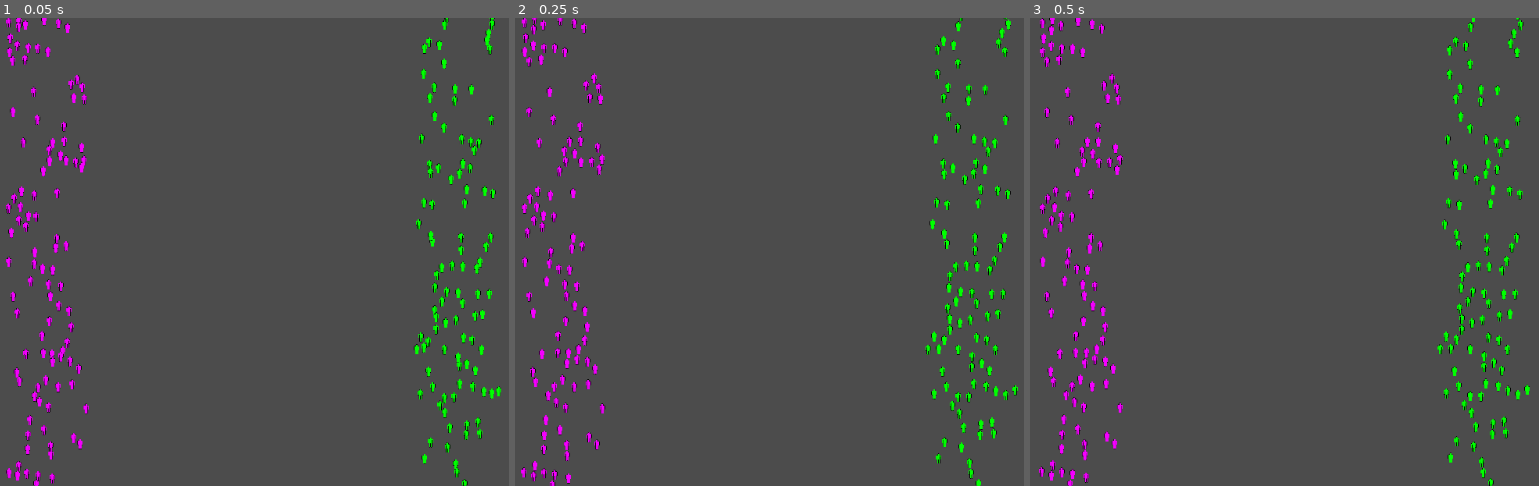
Above: before the commit, frames 1-3 (left to right).
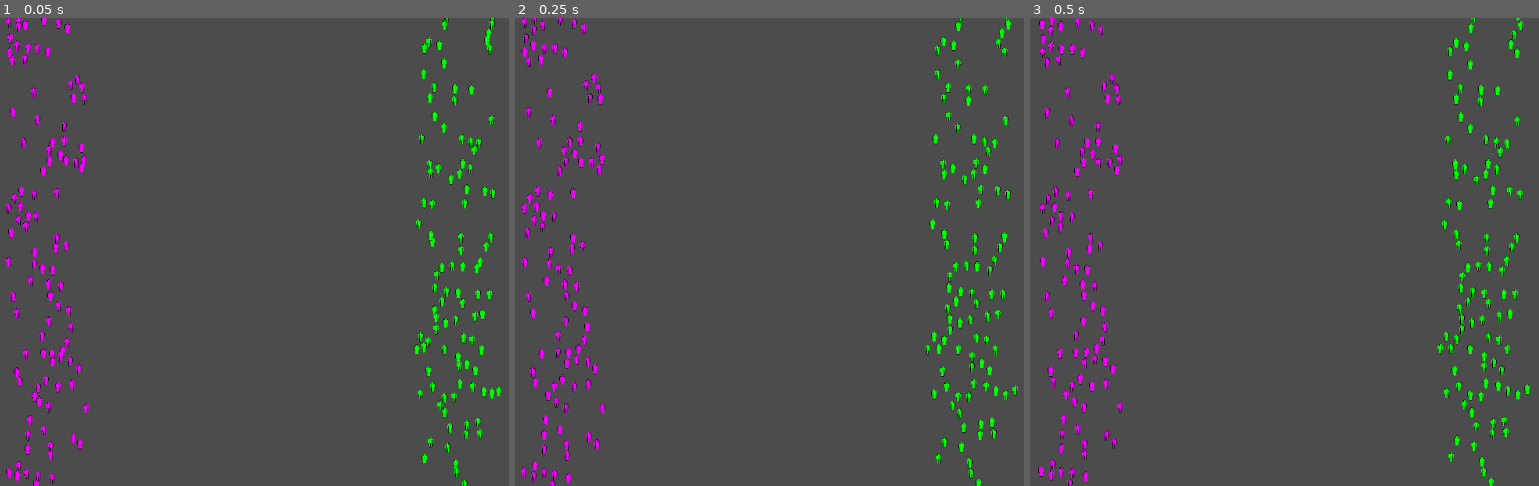
Above: after the commit, the same moments.

Repository: silverhammermba/GGJ2022
Game: Godot game, scene res://Battlefield.tscn
Two runs of this game, one before a commit and one after it. Both use one fixed random seed, a clock stepped at 60 frames per second and the inputs below.
Inputs:
- Up to frame 1 (0.05 s): no input
- Up to frame 2 (0.25 s): no input
- Up to frame 3 (0.5 s): no input

The runs differ from the first frame. In frame 2, 0.2% of the frame differs, in the area x 1-99%, y 0-100%; in frame 3, 1.2%.

Commit message:
faster turning feels nice

Diff:
--- a/Pawn.tscn
+++ b/Pawn.tscn
@@ -21,7 +21,7 @@
 speed_in_combat = 0.0
 weight_follow_herd = 3.0
 weight_toward_nemesis = 6.0
-max_turn_per_sec = 1.3
+max_turn_per_sec = 3.1
 damage_force_scale = 10
 
 [node name="CollisionShape2D" type="CollisionShape2D" parent="."]
